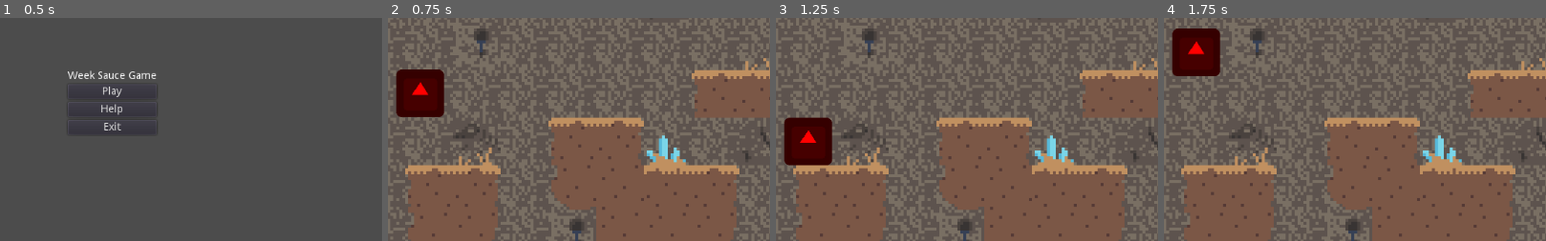
Above: before the commit, frames 1-4 (left to right).
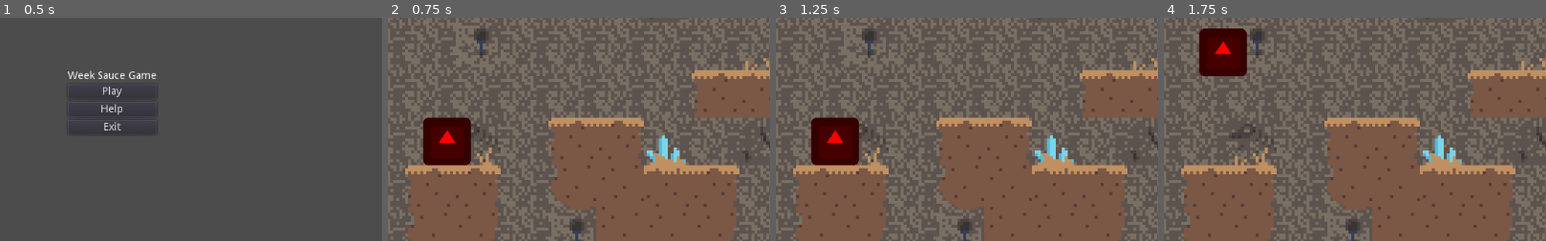
Above: after the commit, the same moments.

Repository: CreatureGames/the-creature
Game: Godot game, scene res://nodes/App.tscn
Two runs of this game, one before a commit and one after it. Both use one fixed random seed, a clock stepped at 60 frames per second and the inputs below. The engine's default icon, where the game draws it, is replaced by a stand-in: a white triangle on a blue panel in a dark square.
Inputs:
- Up to frame 1 (0.5 s): no input
- Up to frame 2 (0.75 s): click "Play" at 0.5 s
- Up to frame 3 (1.25 s): no input
- Up to frame 4 (1.75 s): tap Enter at 1.25 s; hold Right (ui_right) from 1.28 s (still down); tap Space (jump) at 1.52 s
The pictures show only the part of the screen within x 35-85%, y 31-81%; the shares and areas given below are measured in that part.

Frame 1 is identical in both runs. In frame 2, 5.4% of the frame differs, in the area x 2-22%, y 23-67%; in frame 3, 3.2%; in frame 4, 3.2%.

Commit message:
Made camera follow player

Diff:
--- a/TempCamera.gd
+++ /dev/null
@@ -1,14 +0,0 @@
-extends Camera2D
-
-export(int, 100) var speed
-
-# Called every frame. 'delta' is the elapsed time since the previous frame.
-func _process(delta):
-	if Input.is_action_pressed("ui_right"):
-		position.x += speed * delta
-	if Input.is_action_pressed("ui_left"):
-		position.x -= speed * delta
-	if Input.is_action_pressed("ui_down"):
-		position.y += speed * delta
-	if Input.is_action_pressed("ui_up"):
-		position.y -= speed * delta
--- a/nodes/levels/Level0.tscn
+++ b/nodes/levels/Level0.tscn
@@ -1,7 +1,6 @@
-[gd_scene load_steps=6 format=2]
+[gd_scene load_steps=5 format=2]
 
 [ext_resource path="res://tilemaps/Underground.tres" type="TileSet" id=1]
-[ext_resource path="res://TempCamera.gd" type="Script" id=2]
 [ext_resource path="res://assets/images/creature.png" type="Texture" id=3]
 [ext_resource path="res://nodes/player/Player.tscn" type="PackedScene" id=4]
 
@@ -28,16 +27,6 @@
 format = 1
 tile_data = PoolIntArray( 0, 4, 0, 1, 7, 0, 2, 7, 0, 3, 7, 0, 4, 7, 0, 5, 7, 0, 6, 7, 0, 7, 7, 0, 8, 7, 0, 9, 7, 0, 10, …(2930 unchanged characters)…
 
-[node name="Camera2D" type="Camera2D" parent="."]
-position = Vector2( 124, 73 )
-current = true
-zoom = Vector2( 0.25, 0.25 )
-limit_left = 0
-limit_top = 0
-limit_right = 410
-limit_bottom = 220
-script = ExtResource( 2 )
-
 [node name="Creature" type="RigidBody2D" parent="."]
 position = Vector2( 70, 101 )
 
@@ -49,4 +38,19 @@
 shape = SubResource( 7 )
 
 [node name="Player" parent="." instance=ExtResource( 4 )]
-position = Vector2( 101, 55 )
+position = Vector2( 110, 82 )
+
+[node name="Camera2D" type="Camera2D" parent="Player"]
+current = true
+zoom = Vector2( 0.25, 0.25 )
+limit_left = 0
+limit_top = 0
+limit_right = 410
+limit_bottom = 220
+smoothing_enabled = true
+offset_v = -0.2
+drag_margin_left = 0.6
+drag_margin_top = 0.6
+drag_margin_right = 0.6
+drag_margin_bottom = 0.3
+editor_draw_drag_margin = true
--- a/tilemaps/Underground.tres
+++ b/tilemaps/Underground.tres
@@ -15,6 +15,12 @@
 vertices = PoolVector2Array( 16, 16, 2, 16, 2, 0, 16, 0 )
 polygons = [ PoolIntArray( 0, 1, 2, 3 ) ]
 
+[sub_resource type="ConvexPolygonShape2D" id=9]
+points = PoolVector2Array( 2, 0, 16, 0, 16, 16, 2, 16 )
+
+[sub_resource type="ConvexPolygonShape2D" id=10]
+points = PoolVector2Array( 16, 16, 0, 16, 0, 0, 16, 0 )
+
 [sub_resource type="ConvexPolygonShape2D" id=5]
 points = PoolVector2Array( 14, 16, 0, 16, 0, 0, 14, 0 )
 
@@ -22,12 +28,18 @@
 vertices = PoolVector2Array( 16, 14, 2, 14, 2, 0, 16, 0 )
 polygons = [ PoolIntArray( 0, 1, 2, 3 ) ]
 
+[sub_resource type="ConvexPolygonShape2D" id=11]
+points = PoolVector2Array( 2, 0, 16, 0, 16, 14, 4, 12 )
+
 [sub_resource type="NavigationPolygon" id=7]
 vertices = PoolVector2Array( 16, 14, 0, 14, 0, 0, 16, 0 )
 polygons = [ PoolIntArray( 0, 1, 2, 3 ) ]
 
+[sub_resource type="ConvexPolygonShape2D" id=12]
+points = PoolVector2Array( 0, 0, 16, 0, 16, 14, 0, 14 )
+
 [sub_resource type="ConvexPolygonShape2D" id=8]
-points = PoolVector2Array( 14, 14, 0, 14, 0, 0, 14, 0 )
+points = PoolVector2Array( 12, 12, 0, 14, 0, 0, 14, 0 )
 
 [resource]
 0/name = "level0.png 0"
@@ -104,9 +116,16 @@
 3/navigation = SubResource( 4 )
 3/shape_offset = Vector2( 0, 0 )
 3/shape_transform = Transform2D( 1, 0, 0, 1, 0, 0 )
+3/shape = SubResource( 9 )
 3/shape_one_way = false
-3/shape_one_way_margin = 0.0
-3/shapes = [  ]
+3/shape_one_way_margin = 1.0
+3/shapes = [ {
+"autotile_coord": Vector2( 0, 0 ),
+"one_way": false,
+"one_way_margin": 1.0,
+"shape": SubResource( 9 ),
+"shape_transform": Transform2D( 1, 0, 0, 1, 0, 0 )
+} ]
 3/z_index = 0
 4/name = "level0.png 4"
 4/texture = ExtResource( 1 )
@@ -118,9 +137,16 @@
 4/navigation_offset = Vector2( 0, 0 )
 4/shape_offset = Vector2( 0, 0 )
 4/shape_transform = Transform2D( 1, 0, 0, 1, 0, 0 )
+4/shape = SubResource( 10 )
 4/shape_one_way = false
-4/shape_one_way_margin = 0.0
-4/shapes = [  ]
+4/shape_one_way_margin = 1.0
+4/shapes = [ {
+"autotile_coord": Vector2( 0, 0 ),
+"one_way": false,
+"one_way_margin": 1.0,
+"shape": SubResource( 10 ),
+"shape_transform": Transform2D( 1, 0, 0, 1, 0, 0 )
+} ]
 4/z_index = 0
 5/name = "level0.png 5"
 5/texture = ExtResource( 1 )
@@ -154,9 +180,16 @@
 6/navigation = SubResource( 6 )
 6/shape_offset = Vector2( 0, 0 )
 6/shape_transform = Transform2D( 1, 0, 0, 1, 0, 0 )
+6/shape = SubResource( 11 )
 6/shape_one_way = false
-6/shape_one_way_margin = 0.0
-6/shapes = [  ]
+6/shape_one_way_margin = 1.0
+6/shapes = [ {
+"autotile_coord": Vector2( 0, 0 ),
+"one_way": false,
+"one_way_margin": 1.0,
+"shape": SubResource( 11 ),
+"shape_transform": Transform2D( 1, 0, 0, 1, 0, 0 )
+} ]
 6/z_index = 0
 7/name = "level0.png 7"
 7/texture = ExtResource( 1 )
@@ -169,9 +202,16 @@
 7/navigation = SubResource( 7 )
 7/shape_offset = Vector2( 0, 0 )
 7/shape_transform = Transform2D( 1, 0, 0, 1, 0, 0 )
+7/shape = SubResource( 12 )
 7/shape_one_way = false
-7/shape_one_way_margin = 0.0
-7/shapes = [  ]
+7/shape_one_way_margin = 1.0
+7/shapes = [ {
+"autotile_coord": Vector2( 0, 0 ),
+"one_way": false,
+"one_way_margin": 1.0,
+"shape": SubResource( 12 ),
+"shape_transform": Transform2D( 1, 0, 0, 1, 0, 0 )
+} ]
 7/z_index = 0
 8/name = "level0.png 8"
 8/texture = ExtResource( 1 )
Not shown: 1 places in tilemaps/Underground.tres that only renumber resources
